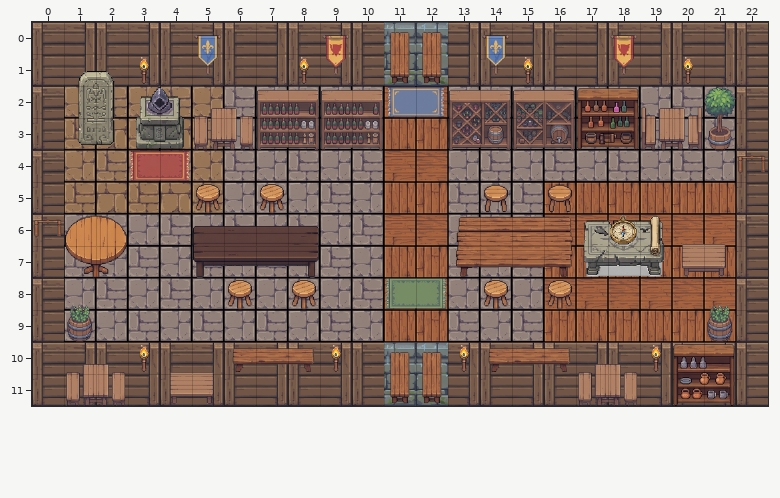
Level history. Tiled map (JSON): apps/web/src/content/maps/institute-hall.tmj. Above is the file before it was changed.
Cells are 48x48 px. Shown: x 0..22, y 0..11. Tiles whose own drawing changed are shown in their newer look in all pictures.
Now the later version:
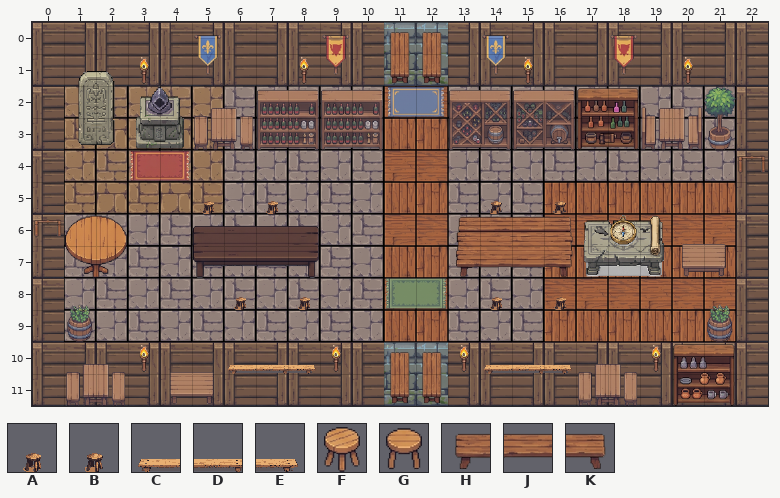
Key: from "institute-furnishings": A 0, B 1, C 2, D 3, E 4; from "medieval-tavern-b01": F 200, G 204; from "medieval-tavern-b05": H 192, J 193, K 194.
_ is an empty cell.
The exact change:
Layer "structures":
y 5: x 5 F -> A; x 7 F -> A; x 14 G -> B; x 16 G -> B
y 8: x 6 F -> A; x 8 F -> A; x 14 F -> A; x 16 F -> A
y 10: x 6..8 HJK -> CDE; x 14..16 HJK -> CDE
